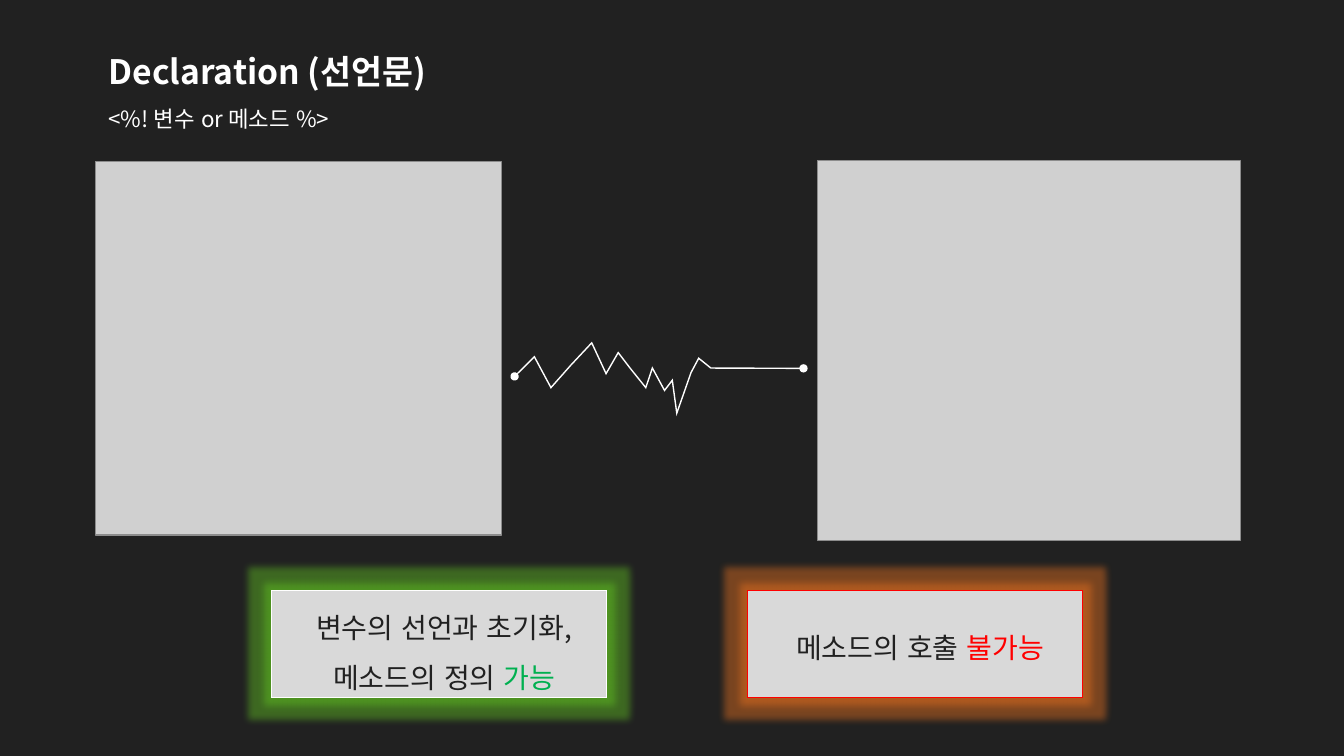
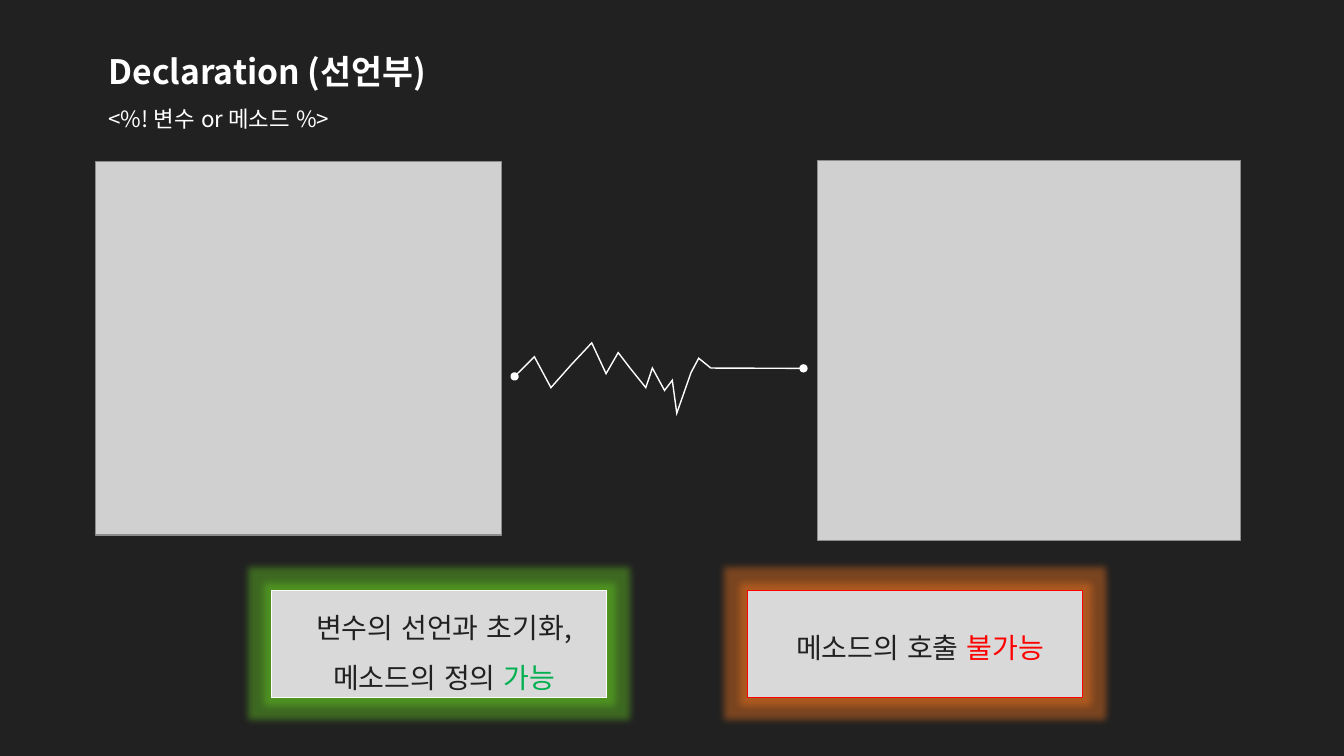
Before and after one commit to RionPark/jwc, a slide deck: slide 8 of src/숙제/d20200802/신송희/신송희.pptx. Drawn at 1344x756 pixels with LibreOffice and Linux fonts; fonts in the diff are those of the drawing; grey boxes stand for pictures. Boxes give left, top, right and bottom in pixels: in the first picture for what was removed or moved away, otherwise in the second. Text is boxed around its words. In the diff, an @@ line names an element or a change of style, - is before the commit and + after.

Commit message:
ㅠㅠ

```diff
--- a/src/숙제/d20200802/신송희/신송희.pptx
+++ b/src/숙제/d20200802/신송희/신송희.pptx
@@ text at [109, 56, 426, 91]: text changed @@
-Declaration (선언문)
+Declaration (선언부)
```
